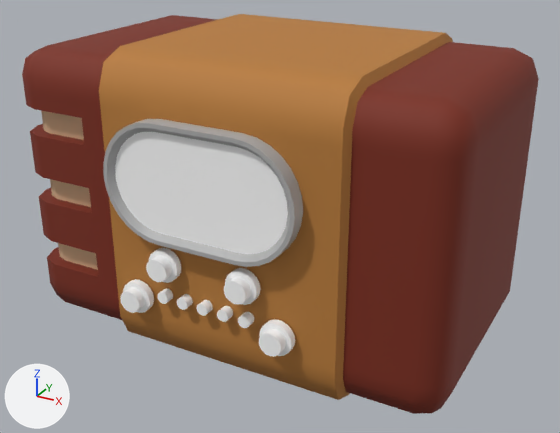
The FBX model Ellipsis/Assets/Props/OldRadio/SM_OldRadio.fbx as it was, and as the next commit left it.
Both versions are drawn from a camera (50 mm lens) standing at (0.176, -0.318, 0.205) and looking at (0.005, -0.008, 0.05). The axes (+X, +Y, +Z) are drawn at lower left. The lights are the same throughout. Where no turn or scale is listed for an object, it has been applied to the vertices. Vertices at the same position are counted once.

The first picture shows 'OldRadio'.
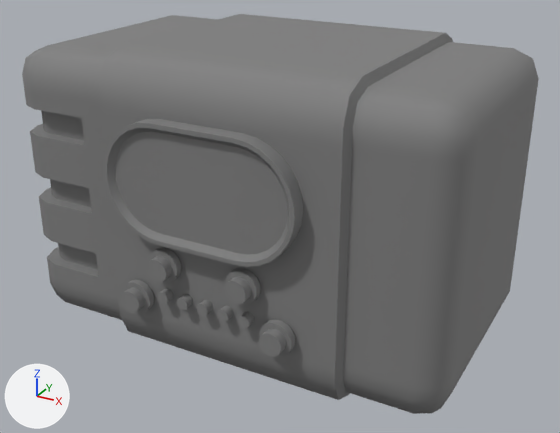
The newer file is also rescaled (x2.0), turned or shifted as a whole; pictures and numbers use the older file's frame.

Location of each change, (x1, y1, x2, y2) in pixels of the pictures (560 x 433 px):
part 1 of me_mesh, recoloured: (115, 132, 295, 357) in both
part 2 of me_mesh, recoloured (red to grey): (22, 15, 539, 414) in both
part 3 of me_mesh, recoloured (brown to grey): (41, 111, 98, 270) in both
part 4 of me_mesh, recoloured (brown to grey): (99, 14, 453, 400) in both
part 5 of me_mesh, recoloured: (103, 119, 303, 267) in both

Diff of the bpy script that builds the scene:
```diff
--- a/Ellipsis/Assets/Props/OldRadio/SM_OldRadio.fbx.py
+++ b/Ellipsis/Assets/Props/OldRadio/SM_OldRadio.fbx.py
@@ img_oldradio_d_tif @@
+img_oldradio_d_tif = load_image('OldRadio_D.tif', 'OldRadio_D.tif', 512, 512, 'sRGB')
@@ img_oldradio_n_tif @@
+img_oldradio_n_tif = load_image('OldRadio_N.tif', 'OldRadio_N.tif', 512, 512, 'Non-Color')
@@ mat_oldradio_mat @@
+mat_oldradio_mat = bpy.data.materials.new('OldRadio_mat')
+# uses the picture img_oldradio_d_tif
+# uses the picture img_oldradio_n_tif
@@ me_mesh @@
 me_mesh.from_pydata(...)  # 1742 vertices, 1900 faces; spans x -0.11..0.11, y -0.071..0.071, z -0.009..0.136
 # used by ob_oldradio; location = (0.0, -0.0047, 0.0)
+# me_mesh part 1: all 844 faces that had it switch from mat_white (white #ffffff) to mat_oldradio_mat
+# me_mesh part 2: all 376 faces that had it switch from mat_maghogany (dark red #7b2916) to mat_oldradio_mat
+# me_mesh part 3: all 24 faces that had it switch from mat_beige (beige #dbb590) to mat_oldradio_mat
+# me_mesh part 4: all 432 faces that had it switch from mat_brown (orange #b87c38) to mat_oldradio_mat
+# me_mesh part 5: all 224 faces that had it switch from mat_silver (grey #b0b0b0) to mat_oldradio_mat
```
